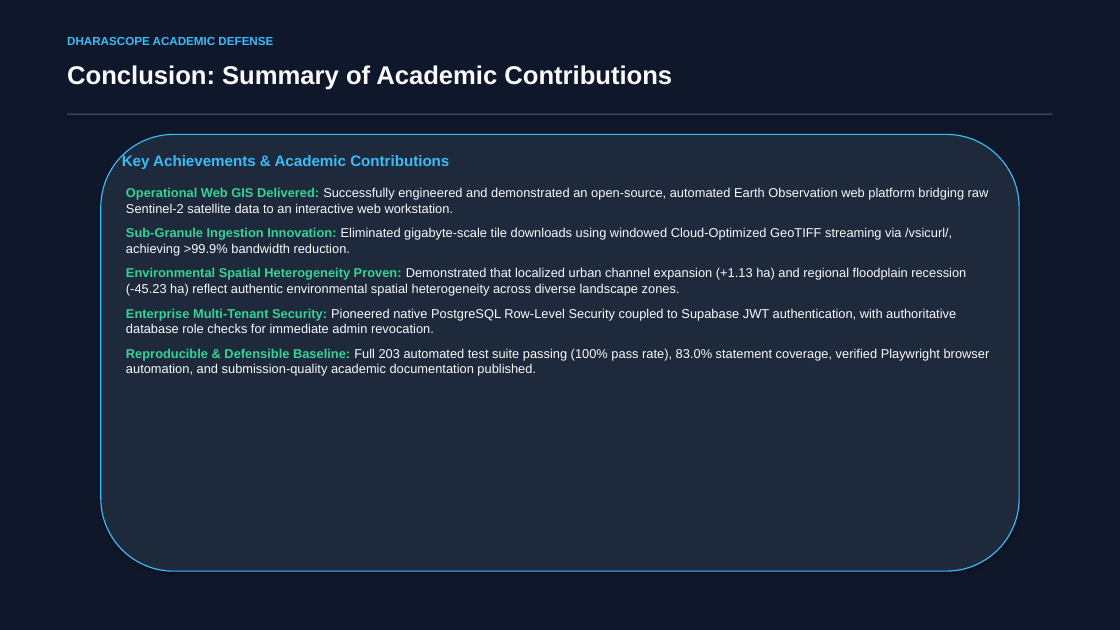
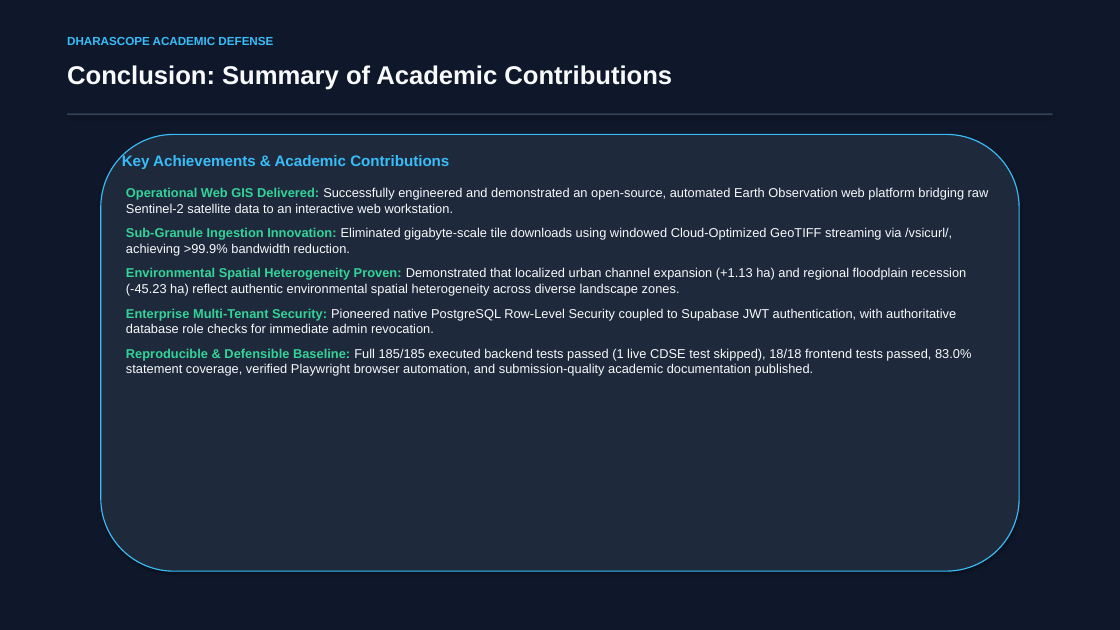
Before and after one commit to Akshat-2923/END_SEM_PROJECT_AKSHAT_3274, a slide deck: slide 15 of DharaScope_Final_Presentation.pptx. Drawn at 1120x630 pixels with LibreOffice and Linux fonts; fonts in the diff are those of the drawing. Boxes give left, top, right and bottom in pixels: in the first picture for what was removed or moved away, otherwise in the second. Text is boxed around its words. In the diff, an @@ line names an element or a change of style, - is before the commit and + after.

```diff
--- a/DharaScope_Final_Presentation.pptx
+++ b/DharaScope_Final_Presentation.pptx
@@ text at box(126, 348, 971, 376): text changed @@
-Reproducible & Defensible Baseline: Full 203 automated test suite passing (100% pass rate), 83.0% statement coverage, verified Playwright browser automation, and submission-quality academic documentation published.
+Reproducible & Defensible Baseline: Full 185/185 executed backend tests passed (1 live CDSE test skipped), 18/18 frontend tests passed, 83.0% statement coverage, verified Playwright browser automation, and submission-quality academic documentation published.
```
Also in this commit, not shown: 4 other slides changed, 9 other files.
